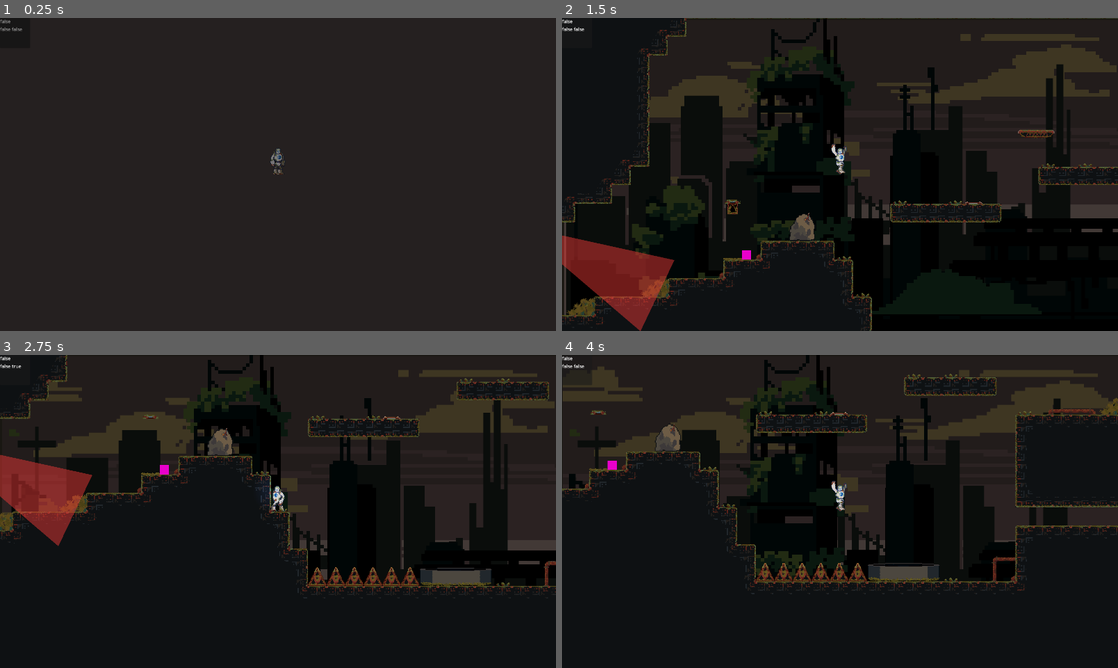
Above: before the commit, frames 1-4 (two rows, left to right).
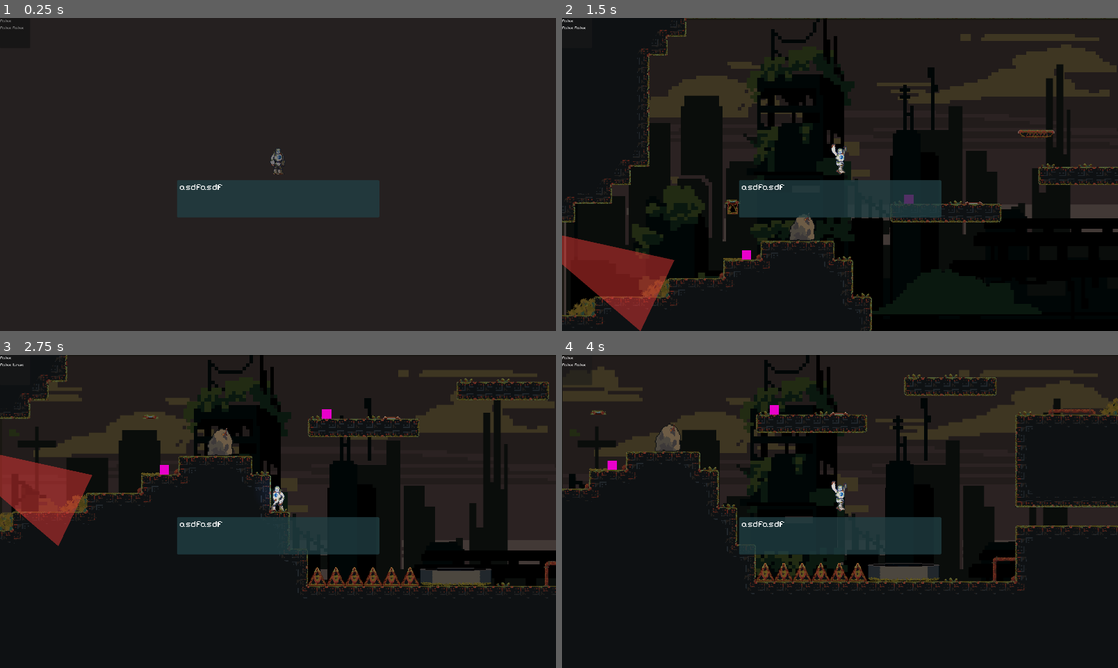
Above: after the commit, the same moments.

Repository: DevFTB/GMTK2024
Game: Godot game, scene res://main.tscn
Same seed, same stepped clock (60 frames per second), same inputs: the game is played once before the commit and once after it. Sound files missing from this copy of the repository are replaced by a short silence.
Inputs:
- Up to frame 1 (0.25 s): no input
- Up to frame 2 (1.5 s): hold F (interact) 0.53-1.28 s; hold D (move_right) from 0.53 s (still down); tap Space (jump) at 0.77, 1.07 s; tap R (punch) at 0.8, 1.35 s
- Up to frame 3 (2.75 s): tap Space (jump) at 1.52, 1.55, 1.82 s; release D (move_right) at 2.03 s; hold A (move_left) from 2.03 s (still down); hold Space (jump) from 2.03 s (still down); tap F (interact) at 2.3 s
- Up to frame 4 (4 s): release A (move_left) at 2.78 s; release Space (jump) at 2.78 s; hold D (move_right) from 2.78 s (still down); tap F (interact) at 2.85 s; tap Space (jump) at 3.02, 3.32, 3.77, 3.8 s; tap R (punch) at 3.05 s; hold R (punch) from 3.53 s (still down)

The runs differ from the first frame. In frame 1, 4.3% of the frame differs, in the area x 0-69%, y 0-64%; in frame 2, 4.3%; in frame 3, 4.4%; in frame 4, 4.4%.

Commit message:
added dialogue gui and story item

Diff:
--- a/entity/player/scripts/player.gd
+++ b/entity/player/scripts/player.gd
@@ -61,45 +61,49 @@
 
 var is_dead := false
 var size_change_cooling := false
+
+var paused = false
+
 func _ready() -> void:
 	size_mode = SizeMode.NORMAL
 	anim_player_dict[SizeMode.NORMAL].transition_to()
 	unlocked_skills = starting_skills
 
 func _input(event: InputEvent) -> void:
-	if event.is_action_pressed("change_size_down"):
-		var index = order.find(size_mode)
-		var new_index = index - 1
-		if new_index >= 0:
-			var new_size = order[new_index]
-			# only go small if unlocked
-			if new_size == SizeMode.SMALL and not unlocked_skills & 2 ** Skill.SMALL:
-				return
+	if not paused:
+		if event.is_action_pressed("change_size_down"):
+			var index = order.find(size_mode)
+			var new_index = index - 1
+			if new_index >= 0:
+				var new_size = order[new_index]
+				# only go small if unlocked
+				if new_size == SizeMode.SMALL and not unlocked_skills & 2 ** Skill.SMALL:
+					return
 
-			print("huh", new_index)
+				print("huh", new_index)
 
-			switch_size(order[new_index])
+				switch_size(order[new_index])
 
 
-	if event.is_action_pressed("change_size_up"):
-		var index = order.find(size_mode)
-		var new_index = index + 1
-		if new_index < order.size() and not size_change_cooling:
-			var new_size = order[new_index]
-			# only go small if unlocked
-			if new_size == SizeMode.BIG and not unlocked_skills & 2 ** Skill.BIG:
-				return
+		if event.is_action_pressed("change_size_up"):
+			var index = order.find(size_mode)
+			var new_index = index + 1
+			if new_index < order.size() and not size_change_cooling:
+				var new_size = order[new_index]
+				# only go small if unlocked
+				if new_size == SizeMode.BIG and not unlocked_skills & 2 ** Skill.BIG:
+					return
 
-			if _check_size(order[new_index]) and not size_change_cooling:
-				print("hah", new_index)
-				switch_size(order[new_index])
+				if _check_size(order[new_index]) and not size_change_cooling:
+					print("hah", new_index)
+					switch_size(order[new_index])
 
-	if event.is_action_pressed("punch"):
-		if size_mode == SizeMode.BIG:
-			punched.emit(last_inputted_direction)
+		if event.is_action_pressed("punch"):
+			if size_mode == SizeMode.BIG:
+				punched.emit(last_inputted_direction)
 
 func _physics_process(delta: float) -> void:
-	if not is_dead:
+	if not is_dead and not paused:
 		super(delta)
 		if size_mode == SizeMode.BIG:
 			for i in get_slide_collision_count():
--- /dev/null
+++ b/gui/scripts/story_text_label.gd
@@ -0,0 +1,22 @@
+extends RichTextLabel
+
+signal display_completed
+
+@export var character_speed : float = 10
+var _tween : Tween
+
+func display(new_text: String = "") -> void:
+	show()
+	if new_text != "":
+		text = new_text
+
+	visible_characters = 0
+
+	_tween = create_tween()
+	_tween.tween_property(self, "modulate", Color.WHITE, 1.0).from(Color(Color.WHITE, 0.0))
+	_tween.tween_property(self, "visible_characters", text.length(), text.length() / character_speed).from(0)
+	_tween.tween_callback(_on_display_completed)
+
+func _on_display_completed() -> void:
+	display_completed.emit()
+	hide()
--- a/level/components/size_changer/size_changer.tscn
+++ b/level/components/size_changer/size_changer.tscn
@@ -3,8 +3,8 @@
 [ext_resource type="Script" path="res://level/components/size_changer/size_changer.gd" id="1_rgg0e"]
 [ext_resource type="PackedScene" uid="uid://cc8jownhx5wi2" path="res://level/components/interactor/player_interactor.tscn" id="2_3u6aj"]
 [ext_resource type="Texture2D" uid="uid://ger4v588x3s0" path="res://level/components/component_sheet.png" id="2_wj7qy"]
-[ext_resource type="Texture2D" uid="uid://lxev1743asxf" path="res://gui/keyboard_q.png" id="3_7a00s"]
-[ext_resource type="Texture2D" uid="uid://dyuh7ssg0aokc" path="res://gui/keyboard_e.png" id="4_lkax5"]
+[ext_resource type="Texture2D" uid="uid://lxev1743asxf" path="res://gui/assets/keyboard_q.png" id="3_7a00s"]
+[ext_resource type="Texture2D" uid="uid://dyuh7ssg0aokc" path="res://gui/assets/keyboard_e.png" id="4_lkax5"]
 
 [sub_resource type="AtlasTexture" id="AtlasTexture_3yo6b"]
 atlas = ExtResource("2_wj7qy")
--- a/level/components/sound & fx/music_player.gd
+++ b/level/components/sound & fx/music_player.gd
@@ -14,6 +14,12 @@
 func clear_queue():
 	queued_track = null
 
+func pause() -> void:
+	player.stream_paused = true
+
+func resume() -> void:
+	player.stream_paused = false
+
 func queue_music(track):
 	if currently_playing:
 		queued_track = track
--- a/level/components/tutorial/TutorialInWorld.tscn
+++ b/level/components/tutorial/TutorialInWorld.tscn
@@ -1,8 +1,8 @@
 [gd_scene load_steps=9 format=3 uid="uid://nqq71oxvmmll"]
 
 [ext_resource type="Script" path="res://level/components/tutorial/tutorial_in_world.gd" id="1_g1u87"]
-[ext_resource type="Texture2D" uid="uid://lxev1743asxf" path="res://gui/keyboard_q.png" id="2_hsql6"]
-[ext_resource type="Texture2D" uid="uid://dyuh7ssg0aokc" path="res://gui/keyboard_e.png" id="3_sxbv3"]
+[ext_resource type="Texture2D" uid="uid://lxev1743asxf" path="res://gui/assets/keyboard_q.png" id="2_hsql6"]
+[ext_resource type="Texture2D" uid="uid://dyuh7ssg0aokc" path="res://gui/assets/keyboard_e.png" id="3_sxbv3"]
 [ext_resource type="PackedScene" uid="uid://cc8jownhx5wi2" path="res://level/components/interactor/player_interactor.tscn" id="4_eg6qx"]
 
 [sub_resource type="Animation" id="Animation_i3dua"]
--- a/level/components/tutorial/tutorial_in_world.gd
+++ b/level/components/tutorial/tutorial_in_world.gd
@@ -1,6 +1,6 @@
 extends Node2D
 
-@onready var control_gui: HBoxContainer = $ControlGUI
+@onready var control_gui: Control = $ControlGUI
 @onready var transition: AnimationPlayer = $Transition
 
 
@@ -10,3 +10,9 @@
 
 func _on_player_detector_body_exited(_area):
 	transition.play("fade_out")
+
+func fade_in() -> void:
+	transition.play("fade_in")
+
+func fade_out() -> void:
+	transition.play("fade_out")
--- a/level/level_scenes/level0.tscn
+++ b/level/level_scenes/level0.tscn
@@ -4,13 +4,13 @@
 [ext_resource type="TileSet" uid="uid://b73oh2j4enl2e" path="res://level/level_tileset.tres" id="2_68aqp"]
 [ext_resource type="Texture2D" uid="uid://dfmv6mga8j6f1" path="res://level/components/bg/Untitled_Artwork-1.png" id="3_0kwq5"]
 [ext_resource type="PackedScene" uid="uid://nqq71oxvmmll" path="res://level/components/tutorial/TutorialInWorld.tscn" id="3_5pxp4"]
-[ext_resource type="Texture2D" uid="uid://bo7wr3mj3omv4" path="res://gui/keyboard_a.svg" id="4_5bkil"]
+[ext_resource type="Texture2D" uid="uid://bo7wr3mj3omv4" path="res://gui/assets/keyboard_a.svg" id="4_5bkil"]
 [ext_resource type="Texture2D" uid="uid://dt5mnafd2ysqk" path="res://level/components/bg/Untitled_Artwork-2.png" id="4_7frai"]
 [ext_resource type="Texture2D" uid="uid://dm7n0o4b0rgpw" path="res://level/components/bg/Untitled_Artwork-3.png" id="5_vextj"]
-[ext_resource type="Texture2D" uid="uid://bk2jqjo52xwh2" path="res://gui/keyboard_d.svg" id="5_vsyah"]
-[ext_resource type="Texture2D" uid="uid://br84my22crqrx" path="res://gui/keyboard_w.svg" id="6_d6hpf"]
+[ext_resource type="Texture2D" uid="uid://bk2jqjo52xwh2" path="res://gui/assets/keyboard_d.svg" id="5_vsyah"]
+[ext_resource type="Texture2D" uid="uid://br84my22crqrx" path="res://gui/assets/keyboard_w.svg" id="6_d6hpf"]
 [ext_resource type="Texture2D" uid="uid://dhow7osjupv2w" path="res://level/components/bg/Untitled_Artwork-4.png" id="6_wjb7a"]
-[ext_resource type="Texture2D" uid="uid://wc7n1sg6yxmw" path="res://gui/keyboard_space_icon.svg" id="7_3kwym"]
+[ext_resource type="Texture2D" uid="uid://wc7n1sg6yxmw" path="res://gui/assets/keyboard_space_icon.svg" id="7_3kwym"]
 [ext_resource type="Texture2D" uid="uid://b6u24fra7qmab" path="res://level/components/bg/Untitled_Artwork-5.png" id="7_xnkqy"]
 [ext_resource type="PackedScene" uid="uid://cv6bxphghmjsm" path="res://level/components/level_transition/level_transition.tscn" id="8_unigl"]
 
--- a/level/level_scenes/level0b.tscn
+++ b/level/level_scenes/level0b.tscn
@@ -11,8 +11,8 @@
 [ext_resource type="Texture2D" uid="uid://b6u24fra7qmab" path="res://level/components/bg/Untitled_Artwork-5.png" id="7_m6lrp"]
 [ext_resource type="PackedScene" uid="uid://cv6bxphghmjsm" path="res://level/components/level_transition/level_transition.tscn" id="8_xnhwd"]
 [ext_resource type="PackedScene" uid="uid://nqq71oxvmmll" path="res://level/components/tutorial/TutorialInWorld.tscn" id="11_gpt0l"]
-[ext_resource type="Texture2D" uid="uid://cpsyj8fyxjo1y" path="res://gui/keyboard_j.png" id="12_8b45h"]
-[ext_resource type="Texture2D" uid="uid://lxev1743asxf" path="res://gui/keyboard_q.png" id="13_cgpw4"]
+[ext_resource type="Texture2D" uid="uid://cpsyj8fyxjo1y" path="res://gui/assets/keyboard_j.png" id="12_8b45h"]
+[ext_resource type="Texture2D" uid="uid://lxev1743asxf" path="res://gui/assets/keyboard_q.png" id="13_cgpw4"]
 
 [sub_resource type="RectangleShape2D" id="RectangleShape2D_cvi8s"]
 size = Vector2(21, 64)
--- a/level/level_scenes/level0c.tscn
+++ b/level/level_scenes/level0c.tscn
@@ -10,9 +10,9 @@
 [ext_resource type="Texture2D" uid="uid://b6u24fra7qmab" path="res://level/components/bg/Untitled_Artwork-5.png" id="7_jhgsb"]
 [ext_resource type="PackedScene" uid="uid://cv6bxphghmjsm" path="res://level/components/level_transition/level_transition.tscn" id="8_52c74"]
 [ext_resource type="PackedScene" uid="uid://nqq71oxvmmll" path="res://level/components/tutorial/TutorialInWorld.tscn" id="9_elffi"]
-[ext_resource type="Texture2D" uid="uid://6ggvlr8vl3gs" path="res://gui/keyboard_k.png" id="10_ovj51"]
-[ext_resource type="Texture2D" uid="uid://cpsyj8fyxjo1y" path="res://gui/keyboard_j.png" id="12_gdruh"]
-[ext_resource type="Texture2D" uid="uid://lxev1743asxf" path="res://gui/keyboard_q.png" id="13_u6ie0"]
+[ext_resource type="Texture2D" uid="uid://6ggvlr8vl3gs" path="res://gui/assets/keyboard_k.png" id="10_ovj51"]
+[ext_resource type="Texture2D" uid="uid://cpsyj8fyxjo1y" path="res://gui/assets/keyboard_j.png" id="12_gdruh"]
+[ext_resource type="Texture2D" uid="uid://lxev1743asxf" path="res://gui/assets/keyboard_q.png" id="13_u6ie0"]
 
 [sub_resource type="RectangleShape2D" id="RectangleShape2D_cvi8s"]
 size = Vector2(21, 64)
--- a/level/level_scenes/level_old_main.tscn
+++ b/level/level_scenes/level_old_main.tscn
@@ -16,6 +16,70 @@
 [ext_resource type="Texture2D" uid="uid://dhow7osjupv2w" path="res://level/components/bg/Untitled_Artwork-4.png" id="15_it6fj"]
 [ext_resource type="Texture2D" uid="uid://b6u24fra7qmab" path="res://level/components/bg/Untitled_Artwork-5.png" id="16_wqer0"]
 [ext_resource type="PackedScene" uid="uid://dj7dnbfgo3bod" path="res://level/components/skill_pickup/skill_pickup.tscn" id="17_3om12"]
+[ext_resource type="Script" path="res://level/level_scenes/story_item.gd" id="17_dg1d3"]
+[ext_resource type="Script" path="res://level/components/interactor/player_interactor.gd" id="18_4xb1c"]
+[ext_resource type="Script" path="res://level/components/tutorial/tutorial_in_world.gd" id="19_i4buy"]
+[ext_resource type="Texture2D" uid="uid://cpedhg404t87s" path="res://gui/assets/keyboard_f.png" id="20_p6xrv"]
+
+[sub_resource type="PlaceholderTexture2D" id="PlaceholderTexture2D_ssvaq"]
+size = Vector2(16, 16)
+
+[sub_resource type="RectangleShape2D" id="RectangleShape2D_sno1y"]
+size = Vector2(64, 64)
+
+[sub_resource type="Animation" id="Animation_i3dua"]
+length = 0.001
+tracks/0/type = "value"
+tracks/0/imported = false
+tracks/0/enabled = true
+tracks/0/path = NodePath(".:modulate")
+tracks/0/interp = 1
+tracks/0/loop_wrap = true
+tracks/0/keys = {
+"times": PackedFloat32Array(0),
+"transitions": PackedFloat32Array(1),
+"update": 0,
+"values": [Color(1, 1, 1, 0)]
+}
+
+[sub_resource type="Animation" id="Animation_1oefq"]
+resource_name = "fade_in"
+length = 0.5
+tracks/0/type = "value"
+tracks/0/imported = false
+tracks/0/enabled = true
+tracks/0/path = NodePath(".:modulate")
+tracks/0/interp = 1
+tracks/0/loop_wrap = true
+tracks/0/keys = {
+"times": PackedFloat32Array(0, 0.5),
+"transitions": PackedFloat32Array(1, 1),
+"update": 0,
+"values": [Color(1, 1, 1, 0), Color(1, 1, 1, 1)]
+}
+
+[sub_resource type="Animation" id="Animation_0xi0a"]
+resource_name = "fade_out"
+length = 0.5
+tracks/0/type = "value"
+tracks/0/imported = false
+tracks/0/enabled = true
+tracks/0/path = NodePath(".:modulate")
+tracks/0/interp = 1
+tracks/0/loop_wrap = true
+tracks/0/keys = {
+"times": PackedFloat32Array(0, 0.5),
+"transitions": PackedFloat32Array(1, 1),
+"update": 0,
+"values": [Color(1, 1, 1, 1), Color(1, 1, 1, 0)]
+}
+
+[sub_resource type="AnimationLibrary" id="AnimationLibrary_htkvc"]
+_data = {
+"RESET": SubResource("Animation_i3dua"),
+"fade_in": SubResource("Animation_1oefq"),
+"fade_out": SubResource("Animation_0xi0a")
+}
 
 [node name="Level" type="Node2D"]
 script = ExtResource("1_f8m6n")
@@ -114,4 +178,59 @@
 [node name="SkillPickup" parent="." instance=ExtResource("17_3om12")]
 position = Vector2(-56, 24)
 
+[node name="StoryItem" type="Node2D" parent="."]
+position = Vector2(224, -64)
+script = ExtResource("17_dg1d3")
+story_text = "the quick brown fox jumped over the lazy dog. it was so damn lazy, it was so damn fat. very sad story :((("
+
+[node name="Sprite2D" type="Sprite2D" parent="StoryItem"]
+position = Vector2(0, -8)
+texture = SubResource("PlaceholderTexture2D_ssvaq")
+
+[node name="PlayerInteractor" type="Area2D" parent="StoryItem"]
+position = Vector2(-224, 64)
+collision_layer = 0
+collision_mask = 4
+script = ExtResource("18_4xb1c")
+
+[node name="CollisionShape2D" type="CollisionShape2D" parent="StoryItem/PlayerInteractor"]
+position = Vector2(224, -96)
+shape = SubResource("RectangleShape2D_sno1y")
+
+[node name="TutorialInWorld" type="Node2D" parent="StoryItem"]
+modulate = Color(1, 1, 1, 0)
+script = ExtResource("19_i4buy")
+
+[node name="ControlGUI" type="VBoxContainer" parent="StoryItem/TutorialInWorld"]
+offset_left = -19.0
+offset_top = -128.0
+offset_right = 20.0
+offset_bottom = -69.0
+size_flags_horizontal = 4
+size_flags_vertical = 4
+
+[node name="TextureRect" type="TextureRect" parent="StoryItem/TutorialInWorld/ControlGUI"]
+custom_minimum_size = Vector2(32, 32)
+layout_mode = 2
+size_flags_horizontal = 4
+texture = ExtResource("20_p6xrv")
+expand_mode = 3
+stretch_mode = 4
+
+[node name="Label" type="Label" parent="StoryItem/TutorialInWorld/ControlGUI"]
+layout_mode = 2
+text = "Read"
+horizontal_alignment = 1
+
+[node name="Transition" type="AnimationPlayer" parent="StoryItem/TutorialInWorld"]
+libraries = {
+"": SubResource("AnimationLibrary_htkvc")
+}
+
+[node name="Control" type="Control" parent="StoryItem/TutorialInWorld"]
+layout_mode = 3
+anchors_preset = 0
+offset_right = 40.0
+offset_bottom = 40.0
+
 [editable path="MovingPlatform"]
--- /dev/null
+++ b/level/level_scenes/story_item.gd
@@ -0,0 +1,27 @@
+extends Node2D
+
+@export var story_text = "the quick brown fox jumped over the lazy dog."
+
+@onready var player_interactor: PlayerInteractor = $PlayerInteractor
+@onready var tutorial_in_world: Node2D = $TutorialInWorld
+@onready var world = get_tree().get_first_node_in_group('world')
+
+var _interacting = false
+
+func _ready() -> void:
+	player_interactor.player_entered.connect(tutorial_in_world.fade_in.unbind(1))
+	player_interactor.player_exited.connect(tutorial_in_world.fade_out.unbind(1))
+
+func _input(event: InputEvent) -> void:
+	if event.is_action_pressed("interact") and not _interacting and player_interactor.interacting_player:
+		_interacting = true
+		world.story_text_label.display_completed.connect(_on_cutscene_end, CONNECT_ONE_SHOT)
+		start_cutscene()
+
+func start_cutscene() -> void:
+	world.display_story_text(story_text)
+	tutorial_in_world.hide()
+
+func _on_cutscene_end() -> void:
+	_interacting = false
+	tutorial_in_world.show()
--- a/level/level_tester.tscn
+++ b/level/level_tester.tscn
@@ -5,7 +5,7 @@
 [ext_resource type="Resource" uid="uid://ca0ien87if0hp" path="res://level/world_levels.tres" id="3_hh7cu"]
 [ext_resource type="PackedScene" uid="uid://dgq0imk2hl3xo" path="res://level/components/sound & fx/music_player.tscn" id="5_p7j2c"]
 [ext_resource type="PackedScene" uid="uid://ddwfgepcoitce" path="res://entity/player/player.tscn" id="5_yj6n7"]
-[ext_resource type="Script" path="res://gui/debug_gui.gd" id="6_5xopj"]
+[ext_resource type="Script" path="res://gui/scripts/debug_gui.gd" id="6_5xopj"]
 [ext_resource type="PackedScene" uid="uid://bpivvhh6cmhrf" path="res://level/level_scenes/level0.tscn" id="6_fje0n"]
 [ext_resource type="Texture2D" uid="uid://bb6pd6cyjs4wa" path="res://level/parallax-mountain-bg.png" id="7_qchw3"]
 [ext_resource type="Texture2D" uid="uid://dalxtjntu5g23" path="res://level/parallax-mountain-mountains.png" id="8_chab2"]
--- a/level/world.gd
+++ b/level/world.gd
@@ -17,6 +17,7 @@
 @onready var spawn_point: Node2D = $SpawnPoint
 @onready var spawn_point_name := start_spawn_point
 @onready var player: Player = $Player
+@onready var story_text_label: RichTextLabel = %StoryTextLabel
 
 @onready var music_player : MusicPlayer = $MusicPlayer
 
@@ -75,6 +76,15 @@
 	level.start()
 	_reloading = false
 
+func display_story_text(text: String) -> void:
+	player.paused = true
+	#music_player.pause()
+
+	story_text_label.display(text)
+	await story_text_label.display_completed
+
+	player.paused = false
+	#music_player.resume()
 
 func _on_checkpoint_reached(location: Vector2, checkpoint: Checkpoint) -> void:
 	spawn_point.global_position = location
--- a/main.tscn
+++ b/main.tscn
@@ -1,12 +1,14 @@
-[gd_scene load_steps=11 format=3 uid="uid://cmo01t4laheco"]
+[gd_scene load_steps=15 format=3 uid="uid://cmo01t4laheco"]
 
 [ext_resource type="Script" path="res://main.gd" id="1_rs1g5"]
 [ext_resource type="Script" path="res://level/world.gd" id="2_lml2l"]
 [ext_resource type="Resource" uid="uid://ca0ien87if0hp" path="res://level/world_levels.tres" id="3_b3uhf"]
 [ext_resource type="PackedScene" uid="uid://ddwfgepcoitce" path="res://entity/player/player.tscn" id="3_yqlic"]
 [ext_resource type="PackedScene" uid="uid://dgq0imk2hl3xo" path="res://level/components/sound & fx/music_player.tscn" id="5_8hhnd"]
+[ext_resource type="FontFile" uid="uid://cx7u1dn3lokjj" path="res://gui/assets/PixelifySans-VariableFont_wght.ttf" id="6_nsjig"]
+[ext_resource type="Script" path="res://gui/scripts/story_text_label.gd" id="7_7bhqx"]
 [ext_resource type="Script" path="res://level/level_transition_screen.gd" id="7_s8hre"]
-[ext_resource type="Script" path="res://gui/debug_gui.gd" id="13_26jet"]
+[ext_resource type="Script" path="res://gui/scripts/debug_gui.gd" id="13_26jet"]
 
 [sub_resource type="Gradient" id="Gradient_hfr04"]
 colors = PackedColorArray(0, 0, 0, 1, 0.916996, 0.818549, 0.798141, 1)
@@ -20,10 +22,24 @@
 adjustment_contrast = 1.15
 adjustment_color_correction = SubResource("GradientTexture1D_vgysw")
 
+[sub_resource type="Theme" id="Theme_73vek"]
+default_font = ExtResource("6_nsjig")
+
+[sub_resource type="StyleBoxFlat" id="StyleBoxFlat_64trb"]
+content_margin_left = 8.0
+content_margin_top = 4.0
+content_margin_right = 8.0
+content_margin_bottom = 4.0
+bg_color = Color(0.1296, 0.25128, 0.27, 0.756863)
+corner_radius_top_left = 4
+corner_radius_top_right = 4
+corner_radius_bottom_right = 4
+corner_radius_bottom_left = 4
+
 [node name="Main" type="Node"]
 script = ExtResource("1_rs1g5")
 
-[node name="World" type="Node2D" parent="." node_paths=PackedStringArray("level_transition_screen")]
+[node name="World" type="Node2D" parent="." node_paths=PackedStringArray("level_transition_screen") groups=["world"]]
 script = ExtResource("2_lml2l")
 levels = ExtResource("3_b3uhf")
 level_transition_screen = NodePath("../CanvasLayer/LevelTransitionScreen")
@@ -50,6 +66,7 @@
 anchor_bottom = 1.0
 grow_horizontal = 2
 grow_vertical = 2
+theme = SubResource("Theme_73vek")
 
 [node name="Panel" type="Panel" parent="CanvasLayer/GUI" node_paths=PackedStringArray("player")]
 layout_mode = 0
@@ -68,6 +85,29 @@
 
 [node name="FrameInputLabel" type="Label" parent="CanvasLayer/GUI/Panel/VBoxContainer"]
 layout_mode = 2
+
+[node name="StoryTextLabel" type="RichTextLabel" parent="CanvasLayer/GUI"]
+unique_name_in_owner = true
+z_index = 10
+layout_mode = 1
+anchors_preset = 8
+anchor_left = 0.5
+anchor_top = 0.5
+anchor_right = 0.5
+anchor_bottom = 0.5
+offset_left = -349.0
+offset_top = 20.0
+offset_right = 350.0
+offset_bottom = 148.0
+grow_horizontal = 2
+grow_vertical = 2
+theme_override_font_sizes/normal_font_size = 32
+theme_override_styles/normal = SubResource("StyleBoxFlat_64trb")
+text = "asdfasdf"
+scroll_active = false
+scroll_following = true
+script = ExtResource("7_7bhqx")
+character_speed = 15.0
 
 [node name="LevelTransitionScreen" type="Control" parent="CanvasLayer"]
 unique_name_in_owner = true
--- a/menu/main_menu/main_menu.tscn
+++ b/menu/main_menu/main_menu.tscn
@@ -1,7 +1,7 @@
 [gd_scene load_steps=21 format=3 uid="uid://cugmjjrwe6mfd"]
 
 [ext_resource type="Texture2D" uid="uid://clkknrjnykcb3" path="res://menu/main_menu/assets/Untitled_Artwork-1.png" id="1_advig"]
-[ext_resource type="FontFile" uid="uid://cx7u1dn3lokjj" path="res://gui/PixelifySans-VariableFont_wght.ttf" id="1_vyna4"]
+[ext_resource type="FontFile" uid="uid://cx7u1dn3lokjj" path="res://gui/assets/PixelifySans-VariableFont_wght.ttf" id="1_vyna4"]
 [ext_resource type="Script" path="res://menu/main_menu/main_menu.gd" id="1_ymt2k"]
 [ext_resource type="Texture2D" uid="uid://b1cxofjvgjurn" path="res://menu/main_menu/assets/Untitled_Artwork-2.png" id="2_86pme"]
 [ext_resource type="Texture2D" uid="uid://dt4ljrtipsbw8" path="res://menu/main_menu/assets/Untitled_Artwork-3.png" id="3_mnaah"]
Renamed: gui/PixelifySans-VariableFont_wght.ttf -> gui/assets/PixelifySans-VariableFont_wght.ttf
Not shown, changed: gui/assets/PixelifySans-VariableFont_wght.ttf.import
Renamed: gui/keyboard_a.svg -> gui/assets/keyboard_a.svg
Not shown, changed: gui/assets/keyboard_a.svg.import
Renamed: gui/keyboard_d.svg -> gui/assets/keyboard_d.svg
Not shown, changed: gui/assets/keyboard_d.svg.import
Renamed: gui/keyboard_e.png -> gui/assets/keyboard_e.png
Not shown, changed: gui/assets/keyboard_e.png.import
Binary file added: gui/assets/keyboard_f.png
Not shown, changed: gui/assets/keyboard_f.png.import
Renamed: gui/keyboard_j.png -> gui/assets/keyboard_j.png
Not shown, changed: gui/assets/keyboard_j.png.import
(and 10 more such lines)
